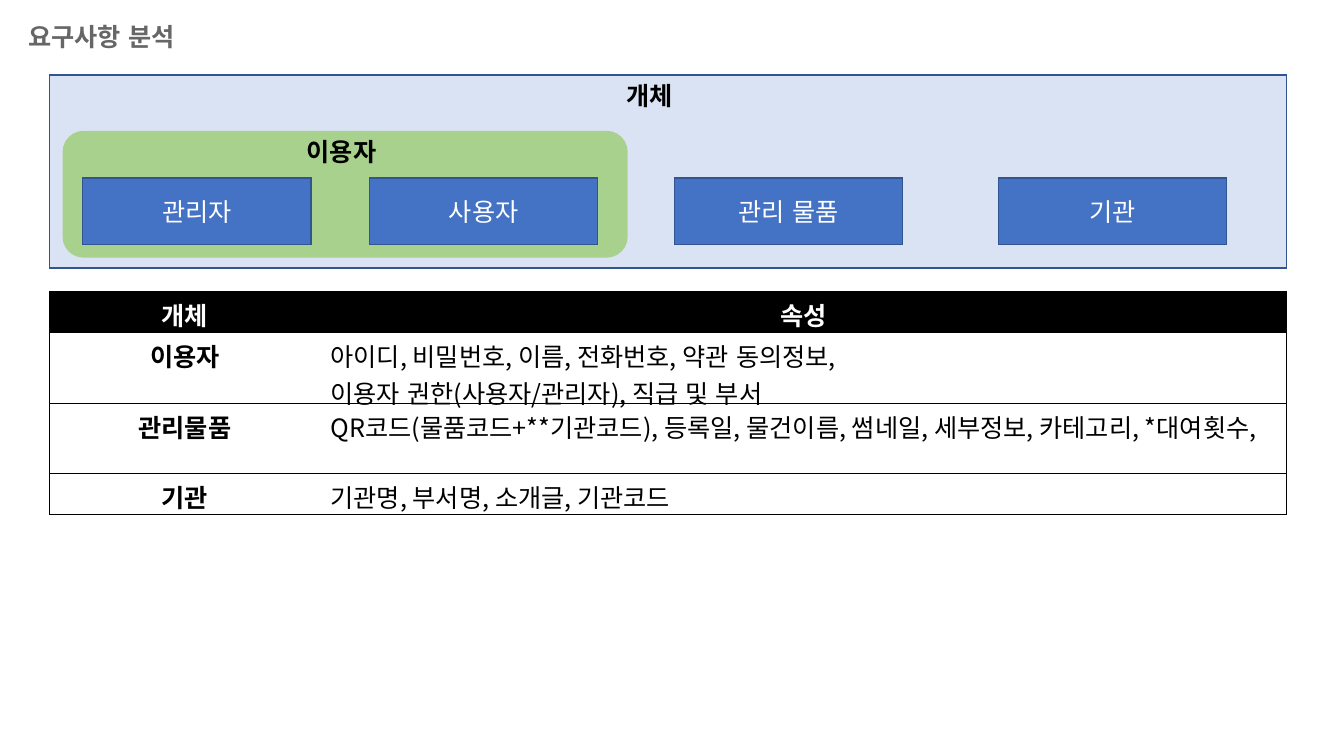
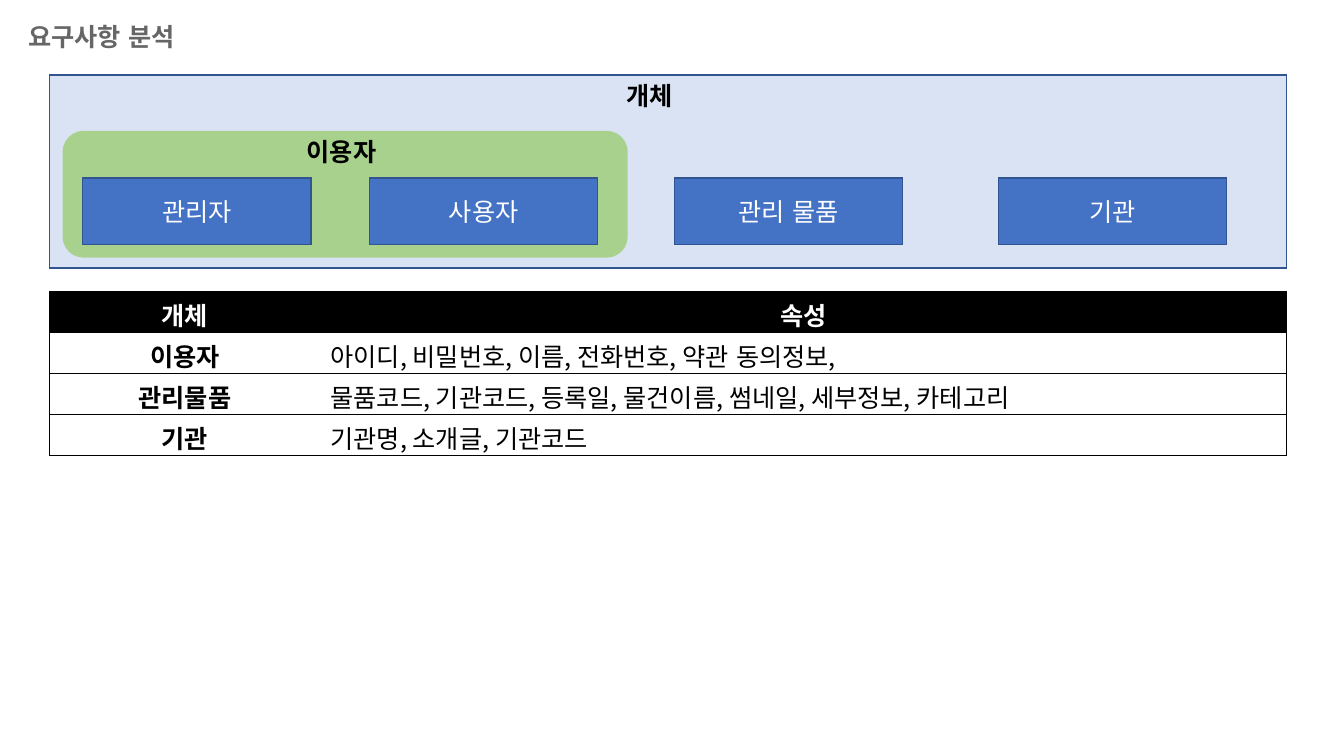
Before and after one commit to oMFDOo/School_4.1, a slide deck: slide 4 of 캡스톤디자인/DB구상.pptx. Drawn at 1344x756 pixels with LibreOffice and Linux fonts; fonts in the diff are those of the drawing. Boxes give left, top, right and bottom in pixels: in the first picture for what was removed or moved away, otherwise in the second. Text is boxed around its words. In the diff, an @@ line names an element or a change of style, - is before the commit and + after.

```diff
--- a/캡스톤디자인/DB구상.pptx
+++ b/캡스톤디자인/DB구상.pptx
@@ table at <box>49,291,1287,457</box> @@
-row 2, column 2: 아이디, 비밀번호, 이름, 전화번호, 약관 동의정보, / 이용자 권한(사용자/관리자), 직급 및 부서
+row 2, column 2: 아이디, 비밀번호, 이름, 전화번호, 약관 동의정보,
-row 3, column 2: QR코드(물품코드+**기관코드), 등록일, 물건이름, 썸네일, 세부정보, 카테고리, *대여횟수,
+row 3, column 2: 물품코드, 기관코드, 등록일, 물건이름, 썸네일, 세부정보, 카테고리
-row 4, column 2: 기관명, 부서명, 소개글, 기관코드
+row 4, column 2: 기관명, 소개글, 기관코드
```
Also in this commit, not shown: 3 slides added, 2 other files.
